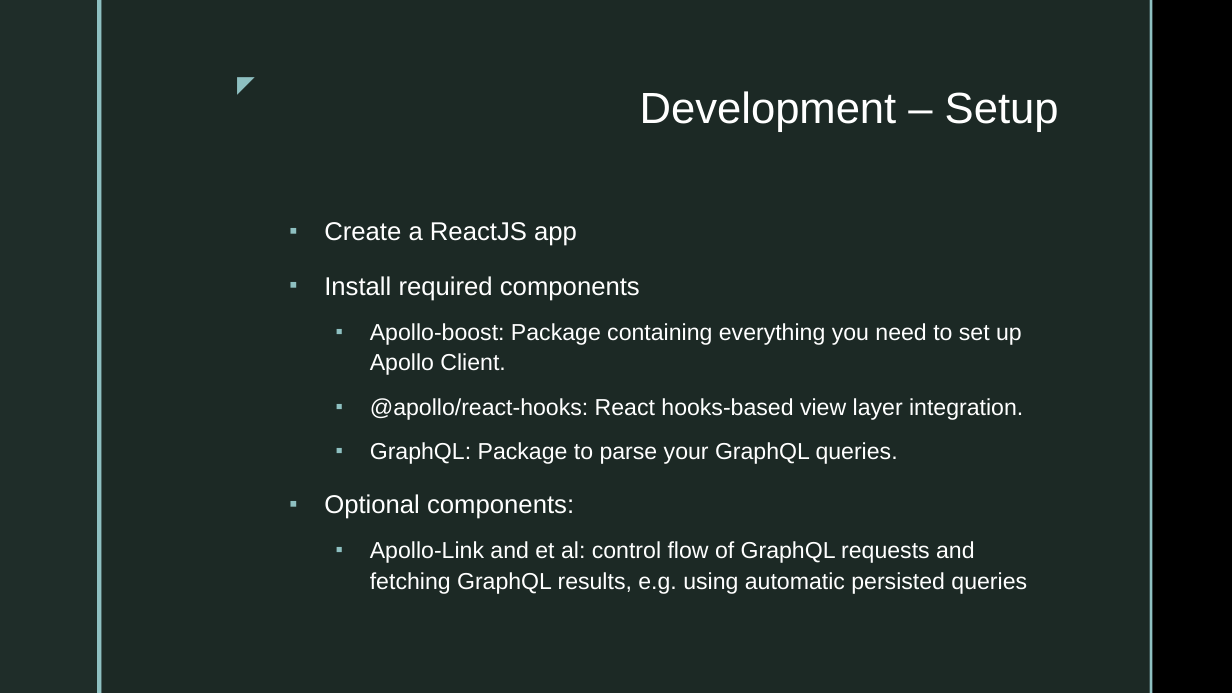
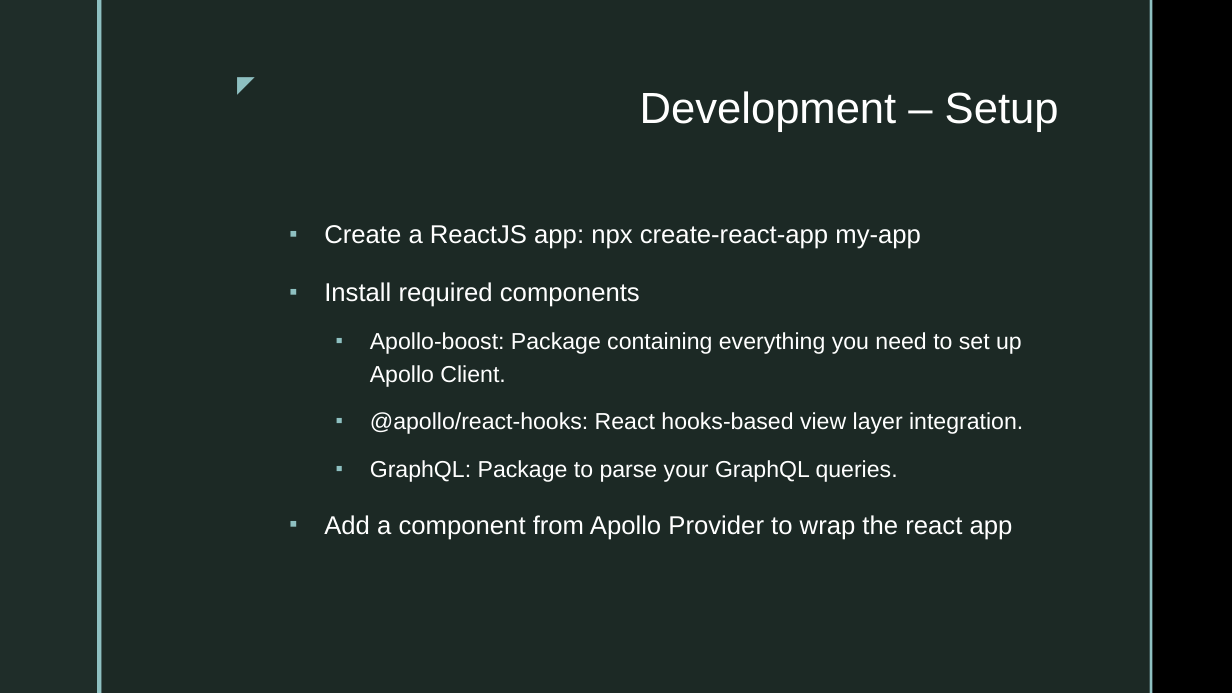
Before and after one commit to dtvu94/Apollo-Server-Client, a slide deck: slide 7 of Docs/Apollo_Client_React.pptx. Drawn at 1232x693 pixels with LibreOffice and Linux fonts; fonts in the diff are those of the drawing; background and template pictures are left out. Boxes give left, top, right and bottom in pixels: in the first picture for what was removed or moved away, otherwise in the second. Text is boxed around its words. In the diff, an @@ line names an element or a change of style, - is before the commit and + after.

Commit message:
Update complete Apollo Client slide and demo

```diff
--- a/Docs/Apollo_Client_React.pptx
+++ b/Docs/Apollo_Client_React.pptx
@@ text at (x1=324, y1=225, x2=921, y2=249): text changed @@
-▪ Create a ReactJS app
+▪ Create a ReactJS app: npx create-react-app my-app
@@ text at (x1=324, y1=282, x2=1023, y2=482): line spacing 1.1 to 1.2 @@
@@ text at (x1=324, y1=515, x2=1013, y2=540): text changed; size 18 to 20 pt @@
-▪ Optional components:
-  ▪ Apollo-Link and et al: control flow of GraphQL requests and fetching GraphQL results, e.g. using automatic persisted queries
+▪ Add a component from Apollo Provider to wrap the react app
```
Also in this commit, not shown: 28 slides added, 5 slides removed, 20 other files.
